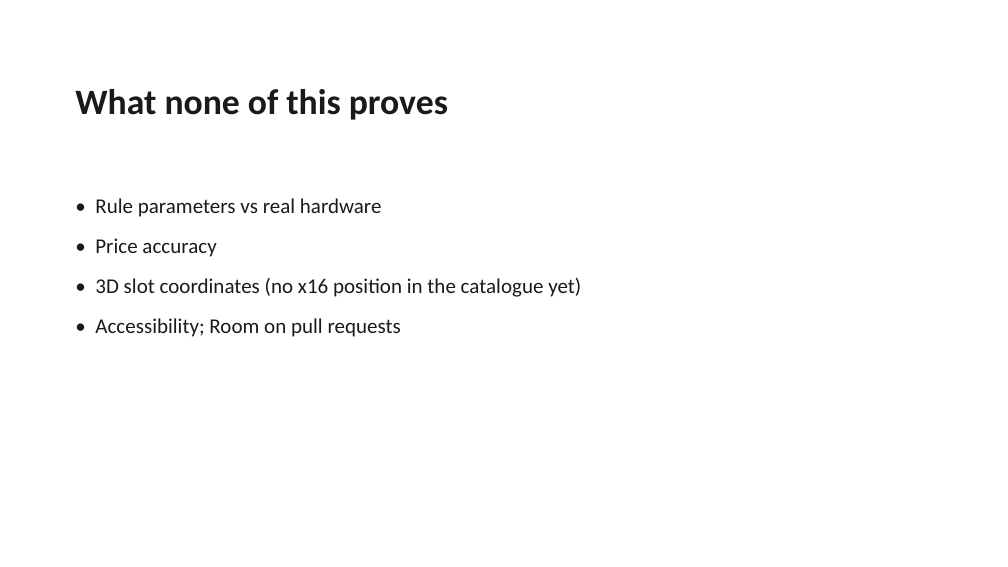
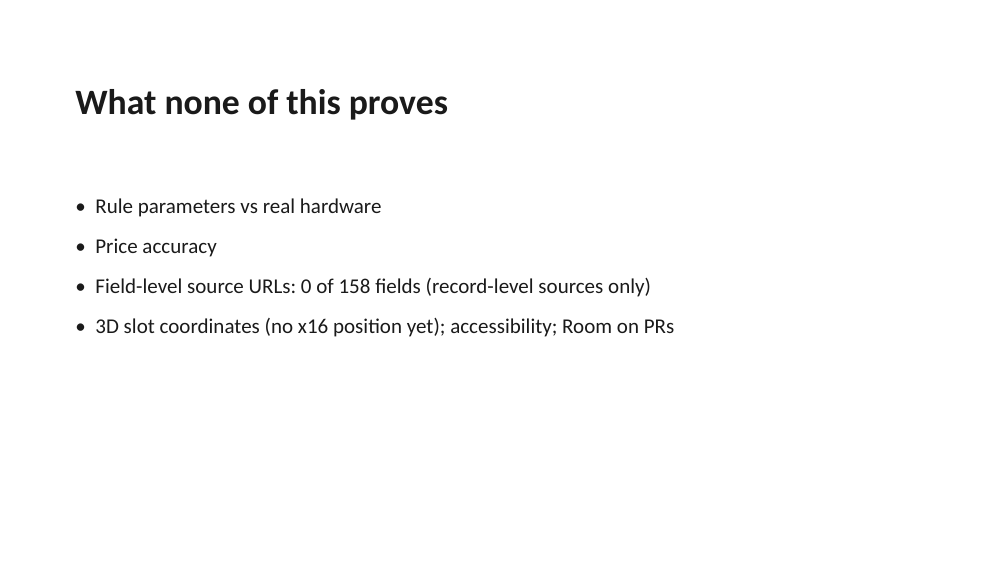
Before and after one commit to pc-buildmate/pcbuildmate, a slide deck: slide 22 of materials/source/Defense_Deck.pptx. Drawn at 1008x567 pixels with LibreOffice and Linux fonts; fonts in the diff are those of the drawing. Boxes give left, top, right and bottom in pixels: in the first picture for what was removed or moved away, otherwise in the second. Text is boxed around its words. In the diff, an @@ line names an element or a change of style, - is before the commit and + after.

```diff
--- a/materials/source/Defense_Deck.pptx
+++ b/materials/source/Defense_Deck.pptx
@@ text at (95, 278, 674, 337): text changed @@
-• 3D slot coordinates (no x16 position in the catalogue yet)
-• Accessibility; Room on pull requests
+• Field-level source URLs: 0 of 158 fields (record-level sources only)
+• 3D slot coordinates (no x16 position yet); accessibility; Room on PRs
```
Also in this commit, not shown: 4 other files.
